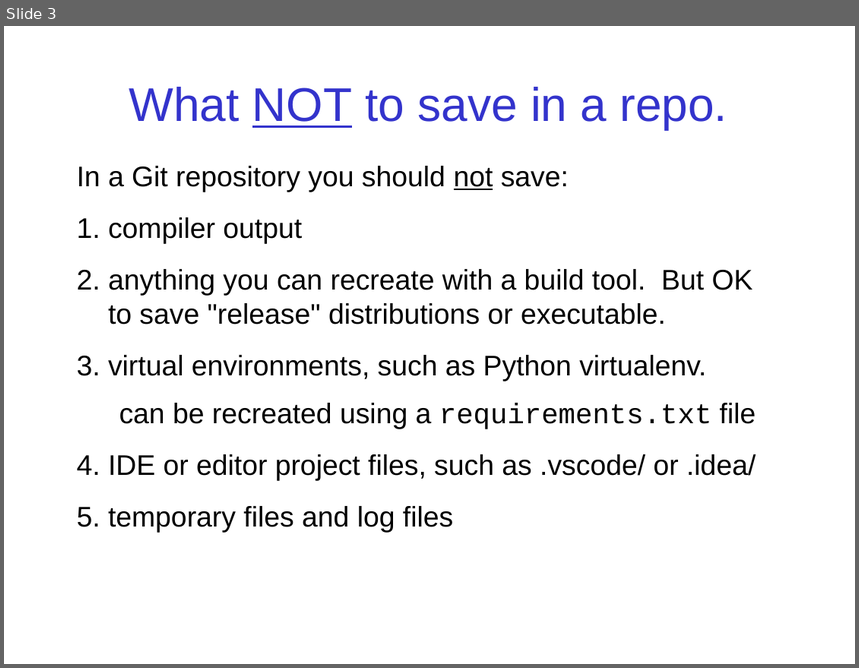
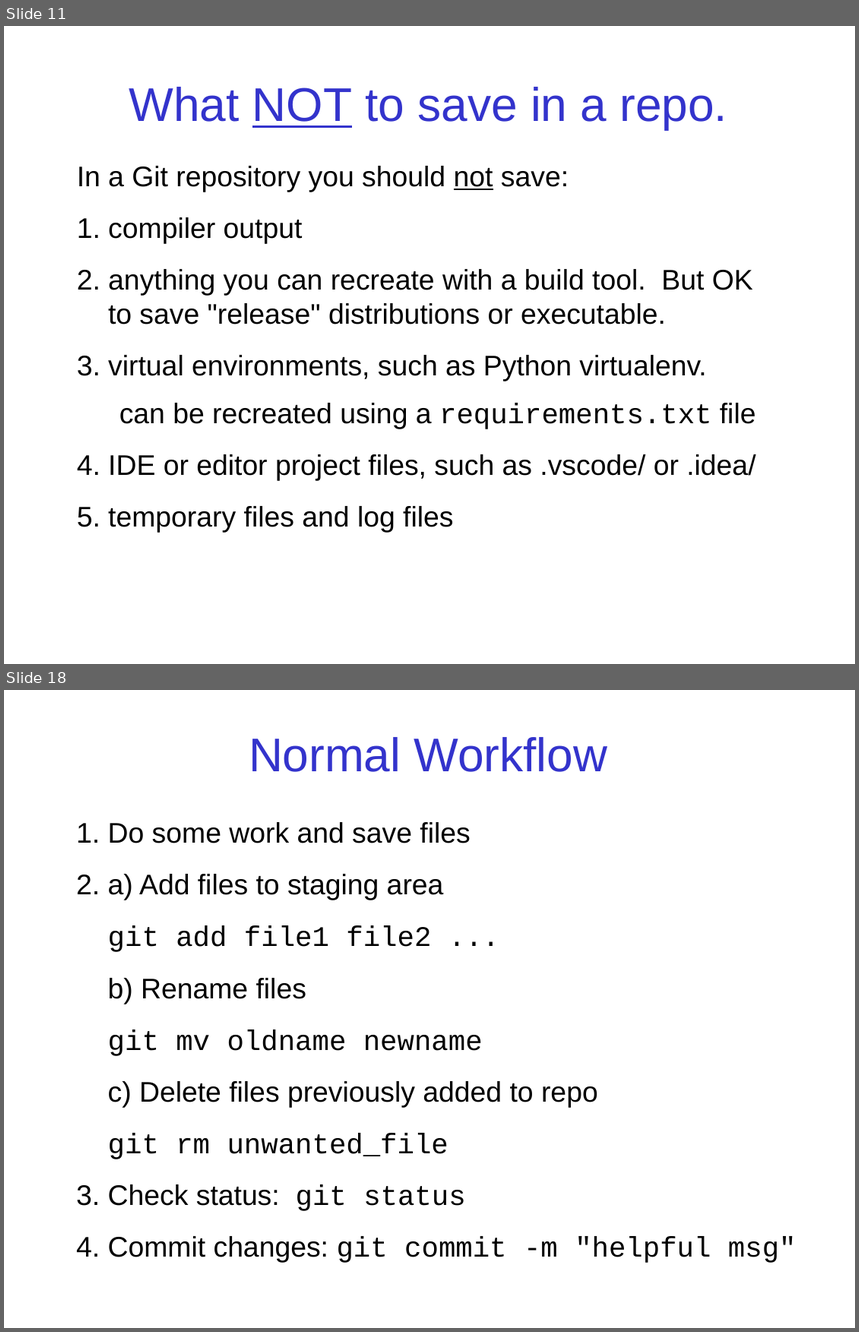
Before and after one commit to skeoop/skeoop.github.io, a slide deck: git/Git-Basics.ppt. Shown one above the other, each under a label of ours: slide 3 before the commit, slides 11 and 18 after it; the slides between them are not shown. The pictures are 859x668 and 859x1332 pixels, drawn with LibreOffice and Linux fonts; fonts in the diff are those of the drawing. Boxes give left, top, right and bottom in pixels: in the first picture for what was removed or moved away, otherwise in the second. Text is boxed around its words. In the diff, an @@ line names an element or a change of style, - is before the commit and + after.

```diff
--- a/git/Git-Basics.ppt
+++ b/git/Git-Basics.ppt
@@ slide 18 added at <box>4,690,855,1328</box>, background #FFFFFF @@
@@ title added at <box>249,737,608,772</box>, 40 pt, text #3333CC @@
+Normal Workflow
@@ text added at <box>76,822,797,1263</box>, 24 pt, text #000000 @@
+1. Do some work and save files
+2. a) Add files to staging area
+git add file1 file2 ...
+b) Rename files
+git mv oldname newname
+c) Delete files previously added to repo
+git rm unwanted_file
+3. Check status: git status
+4. Commit changes: git commit -m "helpful msg"
@@ what was slide 3 is now slide 11 @@
```
Also in this commit, not shown: 2 slides changed, 19 other slides added, 4 other files.
